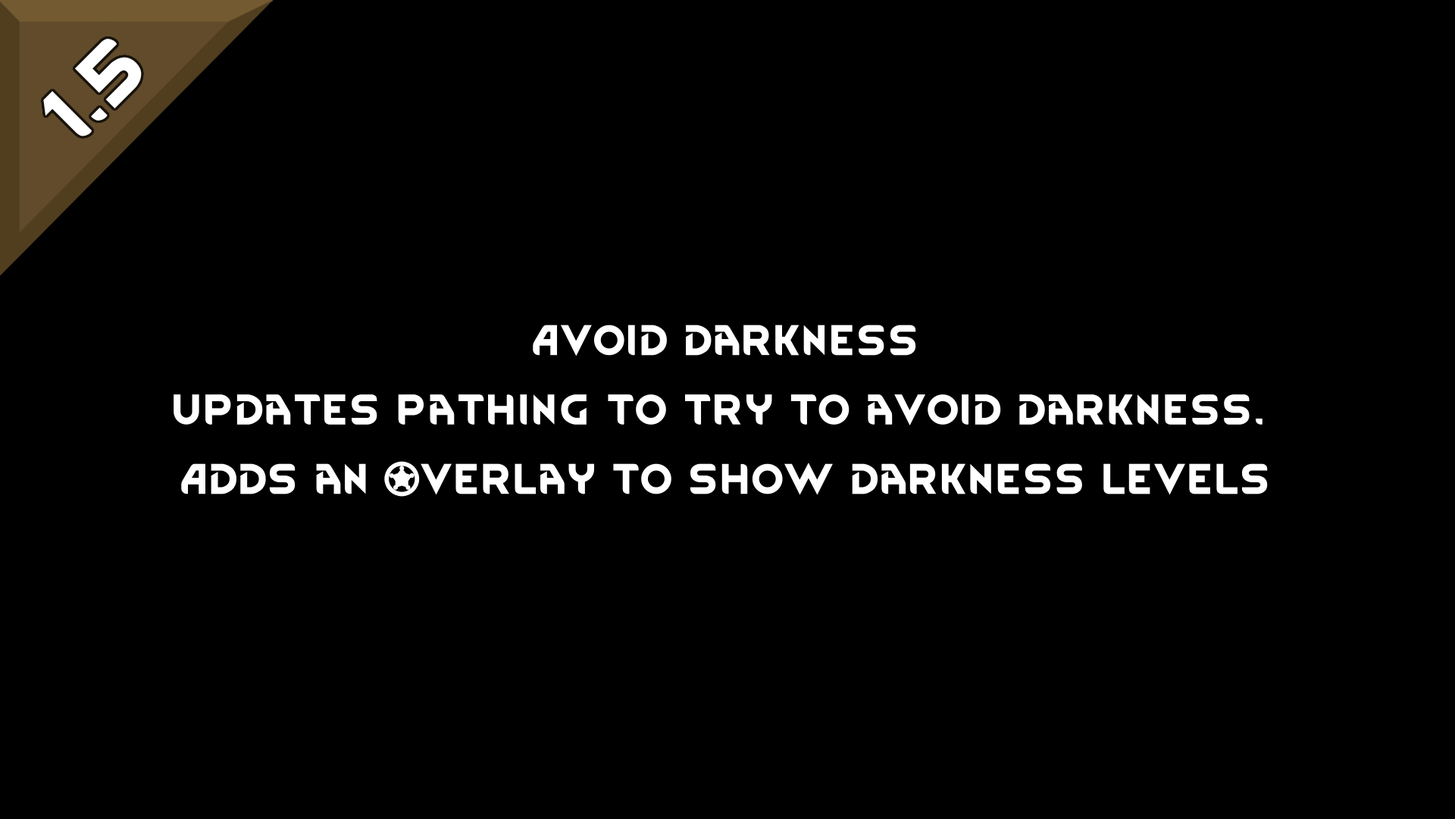
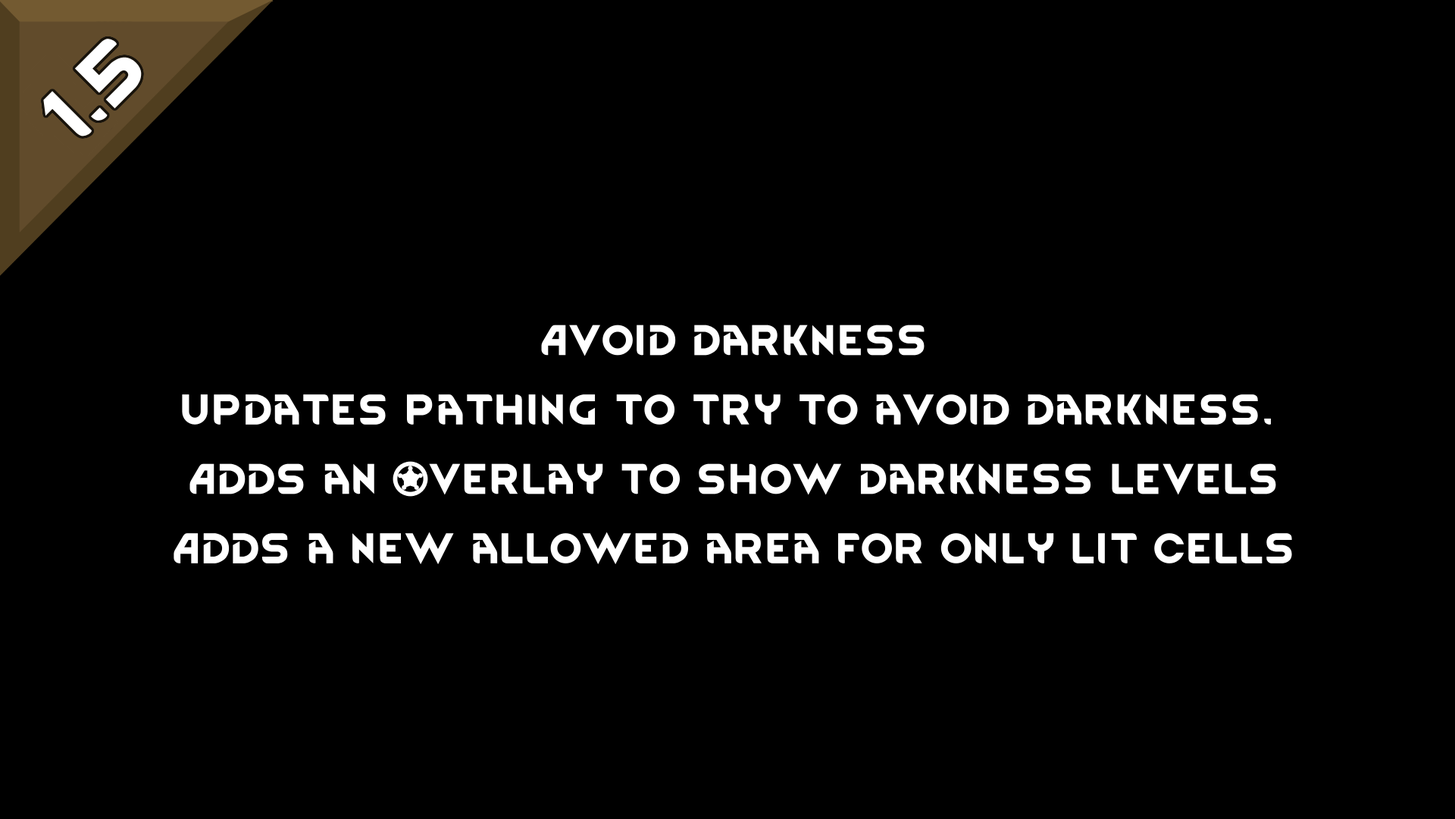
Layers edited between the first and the second 1455×819 image:
painted on "Background" over [173, 324, 1293, 564]
